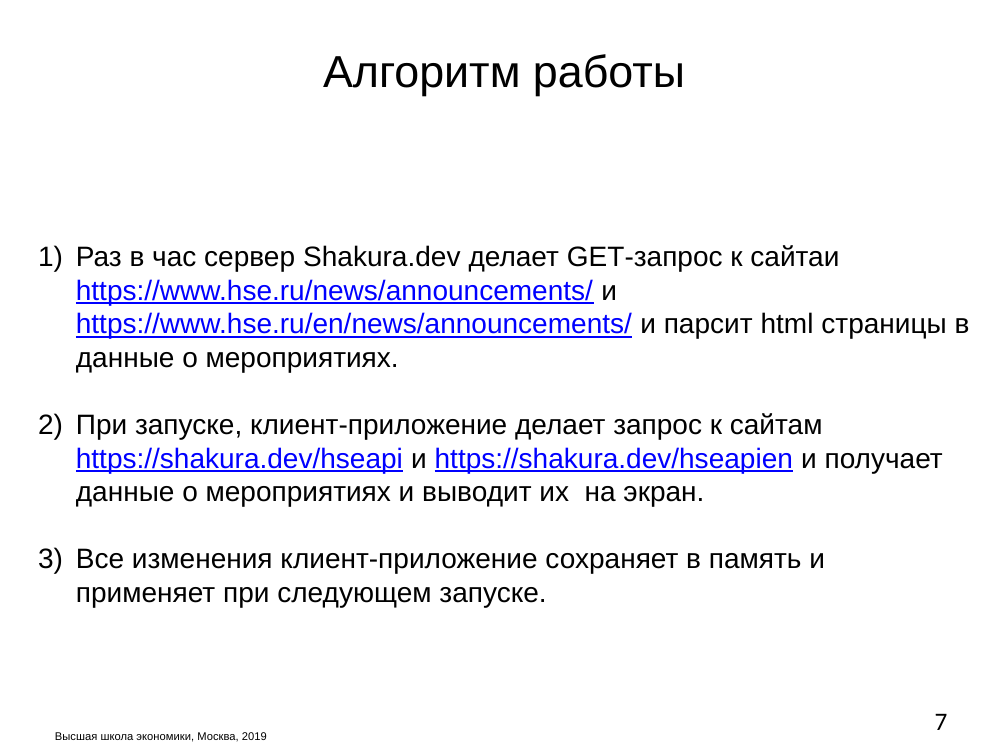
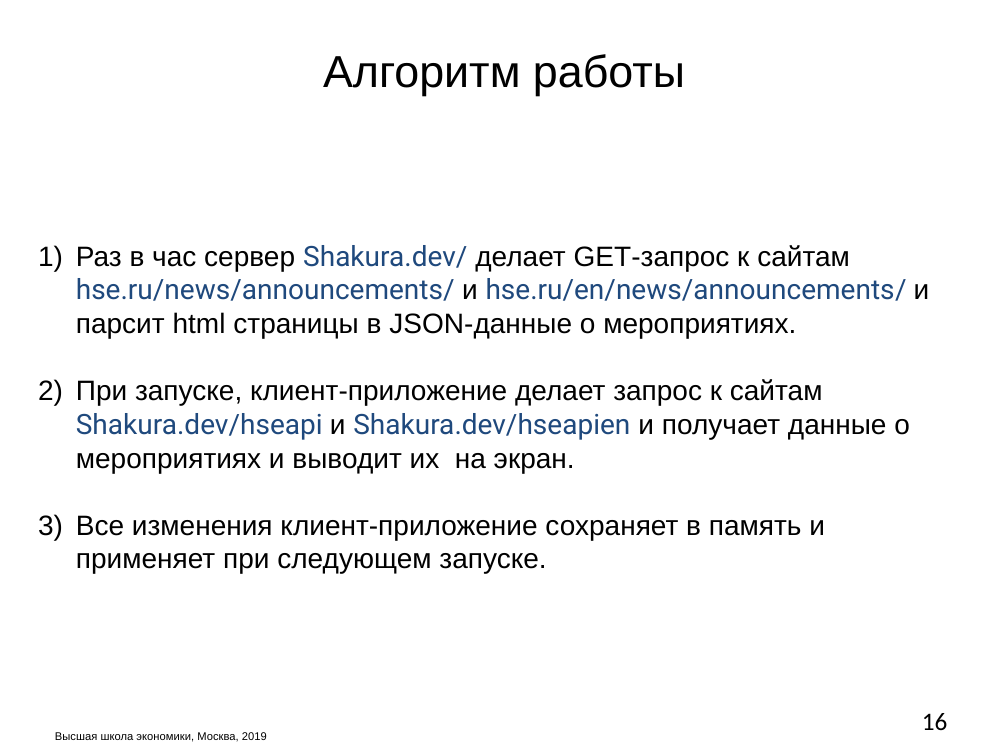
Before and after one commit to M2000h/HSE-APP, a slide deck: slide 16 of Презентация.pptx (slide 7 before the commit). Drawn at 1008x756 pixels with LibreOffice and Linux fonts; fonts in the diff are those of the drawing; background and template pictures are left out. Boxes give left, top, right and bottom in pixels: in the first picture for what was removed or moved away, otherwise in the second. Text is boxed around its words. In the diff, an @@ line names an element or a change of style, - is before the commit and + after.

```diff
--- a/Презентация.pptx
+++ b/Презентация.pptx
@@ text at box(76, 245, 930, 473): text changed @@
-1) Раз в час сервер Shakura.dev делает GET-запрос к сайтаи https://www.hse.ru/news/announcements/ и https://www.hse.ru/en/news/announcements/ и парсит html страницы в данные о мероприятиях.
-2) При запуске, клиент-приложение делает запрос к сайтам https://shakura.dev/hseapi и https://shakura.dev/hseapien и получает данные о мероприятиях и выводит их на экран.
+1) Раз в час сервер Shakura.dev/ делает GET-запрос к сайтам hse.ru/news/announcements/ и hse.ru/en/news/announcements/ и парсит html страницы в JSON-данные о мероприятиях.
+2) При запуске, клиент-приложение делает запрос к сайтам Shakura.dev/hseapi и Shakura.dev/hseapien и получает данные о мероприятиях и выводит их на экран.
@@ page number at box(922, 713, 948, 730): text changed @@
-7
+16
```
Also in this commit, not shown: 14 other slides changed, 2 slides added, 2 other files.
